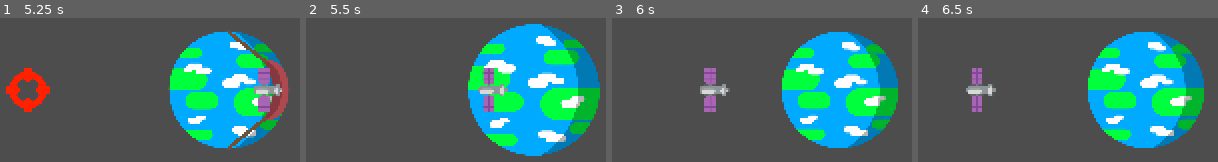
Above: before the commit, frames 1-4 (left to right).
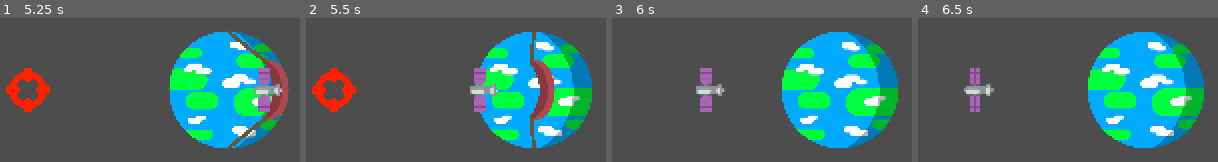
Above: after the commit, the same moments.

Repository: Andreas-R/GmtkJam2025
Game: Godot game, scene res://Scenes/_Slingshot.tscn
Same seed, same stepped clock (60 frames per second), same inputs: the game is played once before the commit and once after it. This scene is started directly instead of the project's main scene.
Inputs (mouse positions are in pixels of both pictures, inside the frame that each line leads up to):
- Up to frame 1 (5.25 s): tap Enter at 0.5, 2, 3.5 s; click (228, 90) at 0.67 s; tap Space at 1.25, 2.75, 4.25 s; move the mouse to (69, 120) at 1.27 s; click (69, 120) at 1.42 s; move the mouse to (outside the picture) at 2.02 s; click (outside the picture) at 2.17 s; move the mouse to (outside the picture) at 2.77 s; click (outside the picture) at 2.92 s; move the mouse to (outside the picture) at 3.52 s; click (outside the picture) at 3.67 s; move the mouse to (outside the picture) at 4.27 s; click (outside the picture) at 4.42 s; move the mouse to (267, 90) at 5.02 s; click (267, 90) at 5.17 s
- Up to frame 2 (5.5 s): no input
- Up to frame 3 (6 s): move the mouse to (outside the picture) at 5.77 s; click (outside the picture) at 5.92 s
- Up to frame 4 (6.5 s): no input

Frame 1 is identical in both runs. In frame 2, 19% of the frame differs, in the area x 2-98%, y 4-96%; in frame 3, 1.1%; in frame 4, 0.8%.

Commit message:
better slingshot animation

Diff:
--- a/gmtkjam2025/Scripts/Slingshot.gd
+++ b/gmtkjam2025/Scripts/Slingshot.gd
@@ -90,20 +90,25 @@
 func start_shooting():
     state = SlingshotState.SHOOTING
 
-    target_saddle_pos = saddle.position * -0.5
+    target_saddle_pos = saddle.position * -0.75
 
     if shoot_tween != null:
         shoot_tween.kill()
     shoot_tween = create_tween().set_ease(Tween.EASE_IN)
     shoot_tween.tween_property(saddle, "position", target_saddle_pos, 0.15)
     shoot_tween.tween_callback(launch_satellite)
+    shoot_tween.tween_property(saddle, "position", target_saddle_pos * -0.5, 0.15)
+    shoot_tween.tween_property(saddle, "position", target_saddle_pos * 0.25, 0.15)
+    shoot_tween.tween_property(saddle, "position", Vector2.ZERO, 0.15)
+    shoot_tween.tween_callback(idle_slingshot)
 
 func launch_satellite():
-    state = SlingshotState.IDLE
-
     satellite.reparent(main)
     satellite.target(crosshair.global_position)
     satellite = null
+
+func idle_slingshot():
+    state = SlingshotState.IDLE
 
     hide_slingshot()
     reset_slingshot()
